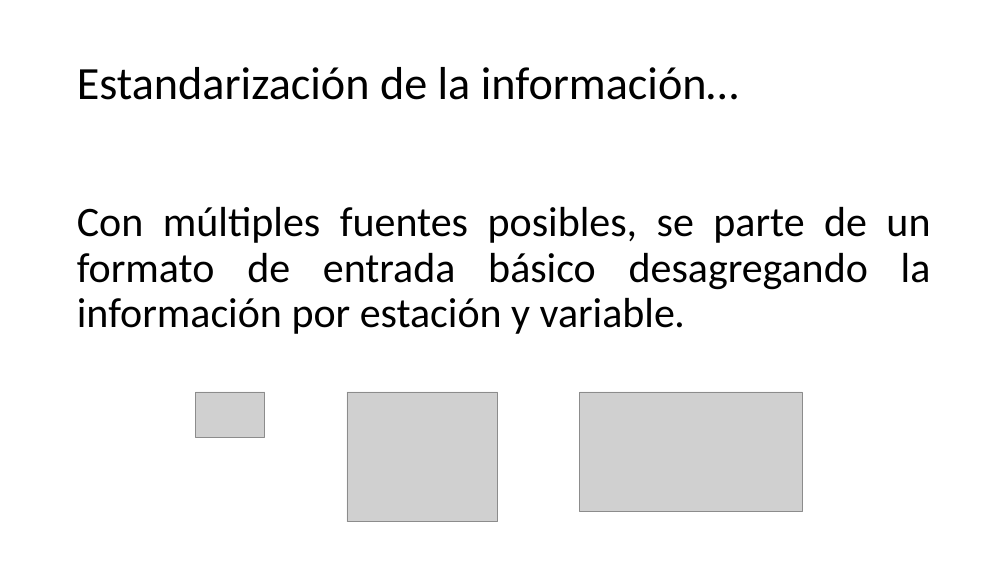
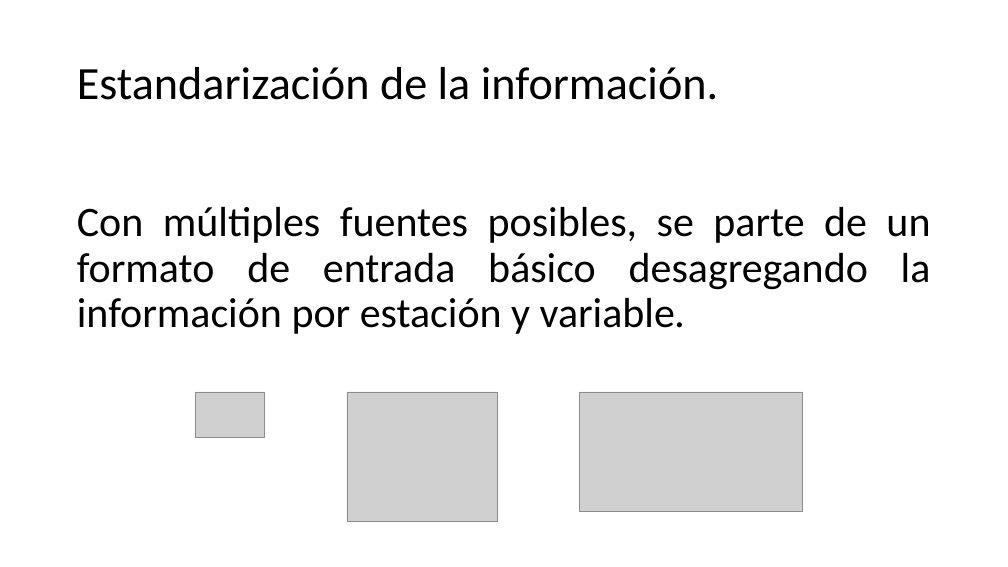
Before and after one commit to victor1130/Scripts_Clima, a slide deck: slide 7 of Tratamiento de datos climáticos.pptx. Drawn at 1008x567 pixels with LibreOffice and Linux fonts; fonts in the diff are those of the drawing; grey boxes stand for pictures. Boxes give left, top, right and bottom in pixels: in the first picture for what was removed or moved away, otherwise in the second. Text is boxed around its words. In the diff, an @@ line names an element or a change of style, - is before the commit and + after.

```diff
--- a/Tratamiento de datos climáticos.pptx
+++ b/Tratamiento de datos climáticos.pptx
@@ title at (77,67,718,100): text changed @@
-Estandarización de la información…
+Estandarización de la información.
```
Also in this commit, not shown: 17 other slides changed, 1 slide removed, 2 other files.
